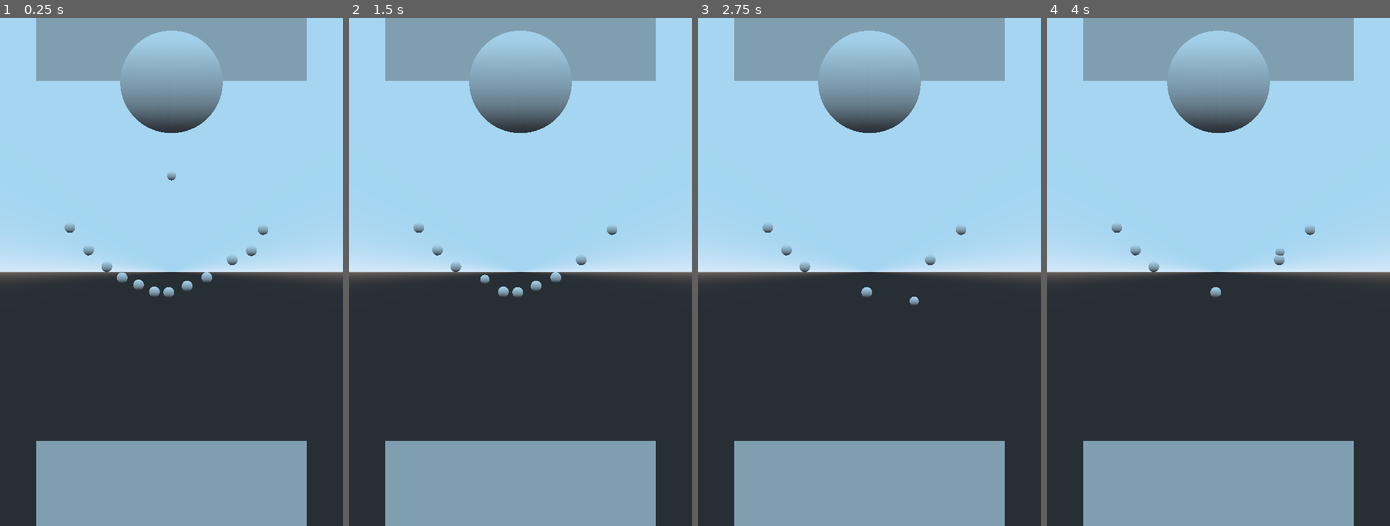
Above: before the commit, frames 1-4 (left to right).
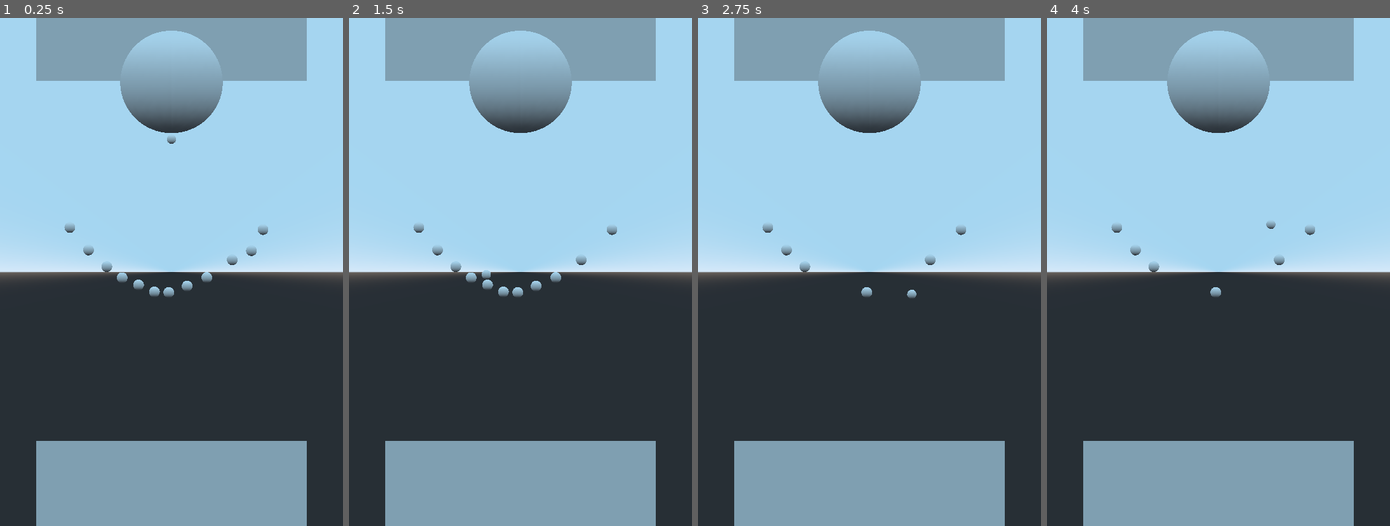
Above: after the commit, the same moments.

Repository: beothorn/librethrow
Game: Godot game, scene res://playStage/PlayStage.tscn
Two runs of this game, one before a commit and one after it. Both use one fixed random seed, a clock stepped at 60 frames per second and the inputs below.
Inputs (mouse positions are in pixels of both pictures, inside the frame that each line leads up to):
- Up to frame 1 (0.25 s): no input
- Up to frame 2 (1.5 s): tap Enter at 0.5 s; move the mouse to (595, 246) at 0.52 s; click (595, 246) at 0.67 s; move the mouse to (451, 297) at 1.27 s; click (451, 297) at 1.42 s
- Up to frame 3 (2.75 s): move the mouse to (903, 160) at 2.02 s; click (903, 160) at 2.17 s
- Up to frame 4 (4 s): move the mouse to (1201, 373) at 2.77 s; click (1201, 373) at 2.92 s; move the mouse to (1321, 348) at 3.52 s; click (1321, 348) at 3.67 s

The runs differ from the first frame. In frame 1, less than 0.1% of the frame differs, in the area x 48-52%, y 23-32%; in frame 2, 0.1%, in the area x 34-43%, y 49-54%; in frame 3, less than 0.1%; in frame 4, less than 0.1%.
Error before the commit: Invalid get index 'position' (on base: 'InputEventKey'). (res://playStage/PlayStage.gd:35)

Commit message:
Make it hold and throw

Diff:
--- a/game/playStage/PlayStage.gd
+++ b/game/playStage/PlayStage.gd
@@ -4,8 +4,6 @@
 onready var stones = get_node("/root/GameRoom/Stones")
 onready var aim_ball = get_node("/root/GameRoom/Aim_ball")
 onready var ball_gen = preload("res://playStage/ThrownBall.tscn")
-onready var ball_collision_shape = get_node("/root/GameRoom/Ball/Ball_collision")
-onready var floor_collision_shape = get_node("/root/GameRoom/Walls/Walls_collisions/Floor_collision")
 
 var throw_force = 15
 var aim_circle_radius = 2.2
@@ -27,19 +25,22 @@
 
 func _input(event):
 	var mouse_click = event as InputEventMouseButton
-	if mouse_click and mouse_click.button_index == 1 and mouse_click.pressed and !throwing:
-		throw_ball(event.position)
-		throwing = true
-	else:
-		if !throwing:
-			var pos = get_node("Camera").project_ray_origin(event.position)
-			var pos2d = Vector3(pos.x, pos.y, 0)
-			var pos_cursor = pos2d.normalized() * aim_circle_radius
-			aim_ball.translation = pos_cursor
+	if mouse_click:
+		if mouse_click.button_index == BUTTON_LEFT and !mouse_click.pressed and !throwing:
+			throw_ball(event.position)
+			throwing = true
+	var mouse_motion = event as InputEventMouseMotion
+	if mouse_motion:
+		var pos = get_node("Camera").project_ray_origin(event.position)
+		var pos2d = Vector3(pos.x, pos.y, 0)
+		var pos_cursor = pos2d.normalized() * aim_circle_radius
+		aim_ball.translation.x = pos_cursor.x
+		aim_ball.translation.y = pos_cursor.y
 
 func _on_ball_hit(obj, ball):
 	if obj.is_in_group("Stone"):
-		stones.remove_child(obj)
+		#removing child is slow so we just hide it
+		obj.translation.z=-1000
 	if obj.is_in_group("BallKiller"):
 		root.remove_child(ball)
 		throwing = false
--- a/game/playStage/PlayStage.tscn
+++ b/game/playStage/PlayStage.tscn
@@ -67,6 +67,7 @@
 shape = SubResource( 12 )
 
 [node name="Stones" type="Spatial" parent="."]
+editor/display_folded = true
 
 [node name="Stone" type="StaticBody" parent="Stones" groups=[
 "Stone",
@@ -204,7 +205,7 @@
 shape = SubResource( 9 )
 
 [node name="Aim_ball" type="CSGMesh" parent="."]
-transform = Transform( 1, 0, 0, 0, 1, 0, 0, 0, 1, 0, -3.6232, 0 )
+transform = Transform( 1, 0, 0, 0, 1, 0, 0, 0, 1, 0, -2.2, 0 )
 mesh = SubResource( 10 )
 
 [node name="Outside_floor" type="StaticBody" parent="." groups=[
